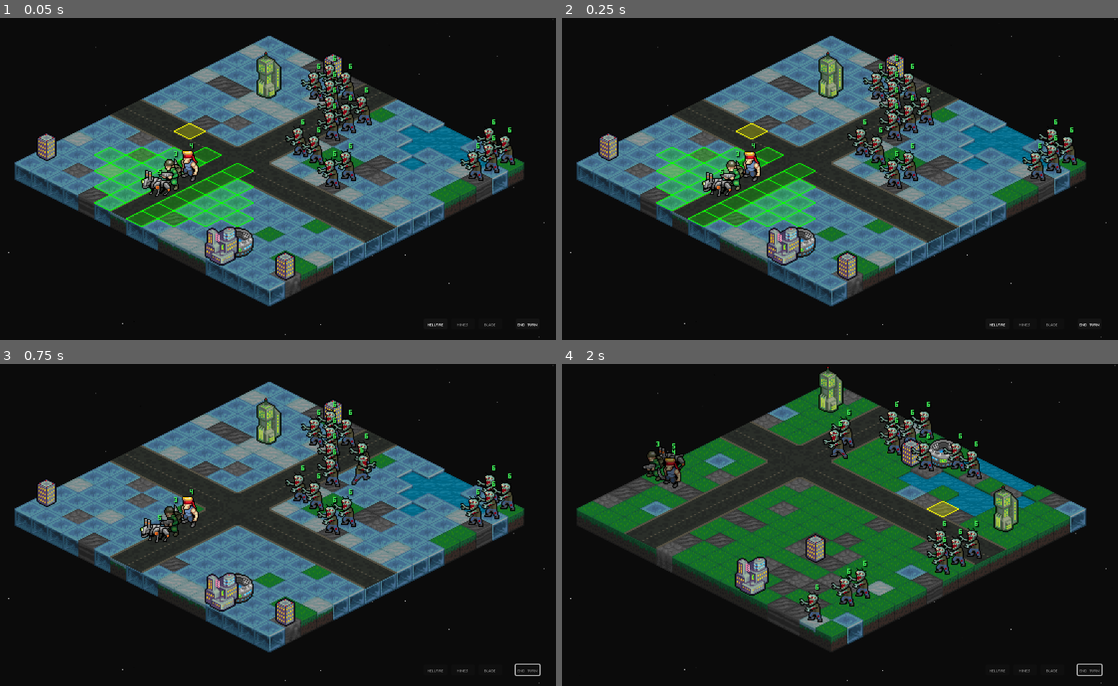
Above: before the commit, frames 1-4 (two rows, left to right).
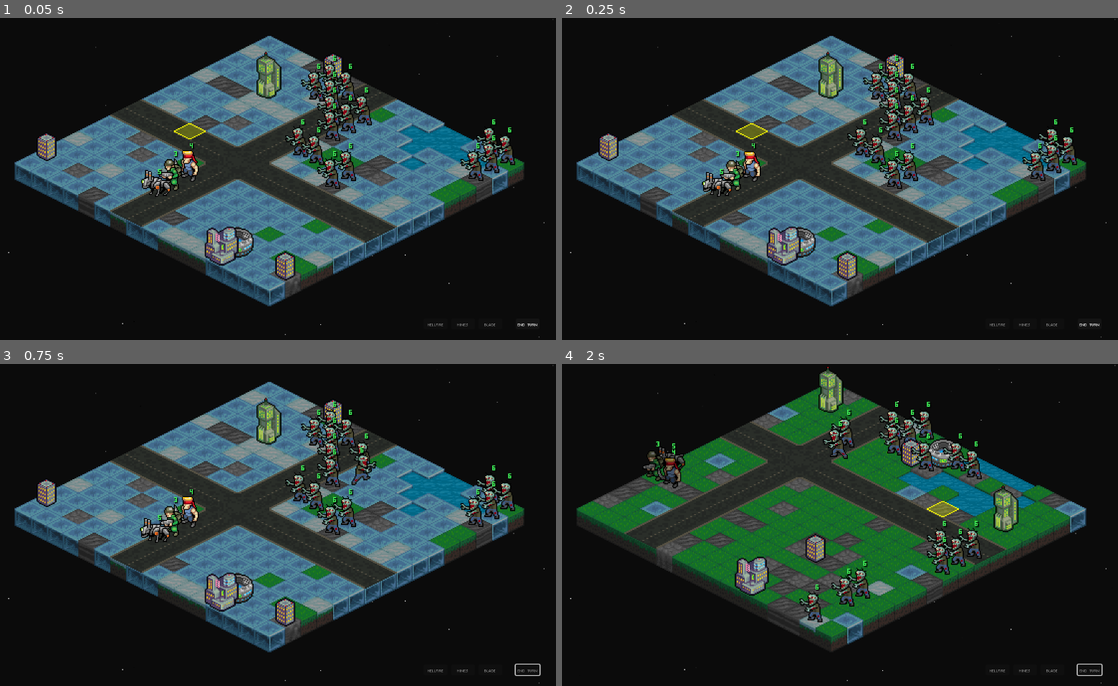
Above: after the commit, the same moments.

Repository: Tekknobot/MEKIII
Game: Godot game, scene res://scenes/Game.tscn
Two runs of this game, one before a commit and one after it. Both use one fixed random seed, a clock stepped at 60 frames per second and the inputs below.
Inputs (mouse positions are in pixels of both pictures, inside the frame that each line leads up to):
- Up to frame 1 (0.05 s): no input
- Up to frame 2 (0.25 s): no input
- Up to frame 3 (0.75 s): click "End Turn" at 0.5 s
- Up to frame 4 (2 s): tap Enter at 1.25 s; move the mouse to (956, 508) at 1.27 s; tap R at 1.35 s; click (956, 508) at 1.42 s; tap Space (ui_select) at 1.52 s

The runs differ from the first frame. In frame 1, 4.3% of the frame differs, in the area x 16-80%, y 40-96%; in frame 2, 4.3%; in frame 3, 0.1%; in frame 4, nothing differs.

Commit message:
Night push 2

Diff:
--- a/scripts/map_controller.gd
+++ b/scripts/map_controller.gd
@@ -687,22 +687,67 @@
 	if u == null or not is_instance_valid(u):
 		return
 
-	# Try common visuals first
+	var ci: CanvasItem = null
+
 	var spr := u.get_node_or_null("Sprite2D") as Sprite2D
 	if spr != null:
-		_flash_canvasitem_white(spr, t)
-		return
-
-	var anim := u.get_node_or_null("AnimatedSprite2D") as AnimatedSprite2D
-	if anim != null:
-		_flash_canvasitem_white(anim, t)
-		return
-
-	# Fallback: any CanvasItem child
-	for ch in u.get_children():
-		if ch is CanvasItem:
-			_flash_canvasitem_white(ch as CanvasItem, t)
-			return
+		ci = spr
+	else:
+		var anim := u.get_node_or_null("AnimatedSprite2D") as AnimatedSprite2D
+		if anim != null:
+			ci = anim
+		else:
+			for ch in u.get_children():
+				if ch is CanvasItem:
+					ci = ch as CanvasItem
+					break
+
+	if ci == null:
+		return
+
+	# If a previous flash is running, kill it and restore the original color
+	if ci.has_meta("flash_tw"):
+		var old = ci.get_meta("flash_tw")
+		if old != null and (old is Tween) and is_instance_valid(old):
+			(old as Tween).kill()
+		ci.set_meta("flash_tw", null)
+
+	if ci.has_meta("flash_base"):
+		var base_restore = ci.get_meta("flash_base")
+		if base_restore is Color:
+			ci.modulate = base_restore
+
+	# Decide what "normal" is:
+	# - If we already have a stored base, keep using it
+	# - Otherwise capture the current (true) normal
+	var base: Color
+	if ci.has_meta("flash_base") and (ci.get_meta("flash_base") is Color):
+		base = ci.get_meta("flash_base") as Color
+	else:
+		base = ci.modulate
+		ci.set_meta("flash_base", base)
+
+	var peak := Color(
+		min(base.r * 2.2, 2.0),
+		min(base.g * 2.2, 2.0),
+		min(base.b * 2.2, 2.0),
+		base.a
+	)
+
+	var tw := create_tween()
+	ci.set_meta("flash_tw", tw)
+
+	tw.set_trans(Tween.TRANS_SINE)
+	tw.set_ease(Tween.EASE_OUT)
+	tw.tween_property(ci, "modulate", peak, max(0.01, t * 0.35))
+	tw.set_ease(Tween.EASE_IN)
+	tw.tween_property(ci, "modulate", base, max(0.01, t * 0.65))
+
+	tw.finished.connect(func():
+		if ci != null and is_instance_valid(ci):
+			ci.modulate = base
+			ci.set_meta("flash_tw", null)
+	)
 
 func _flash_canvasitem_white(ci: CanvasItem, t: float) -> void:
 	if ci == null or not is_instance_valid(ci):
@@ -1063,7 +1108,8 @@
 
 	_is_moving = false
 
-	_refresh_overlays()
+	#_refresh_overlays()
+	selected = null
 	emit_signal("aim_changed", int(aim_mode), special_id)
 
 func _face_unit_for_step(u: Unit, from_world: Vector2, to_world: Vector2) -> void:
@@ -2054,5 +2100,6 @@
 
 	if died:
 		_play_structure_demolished(s)
-		if game_ref != null and "structure_blocked" in game_ref:
-			game_ref.structure_blocked.erase(cell)
+		# ✅ DO NOT free occupancy when demolished.
+		# Leave game_ref.structure_blocked as-is so rubble still blocks movement/LOS.
+		return
--- a/scripts/turnmanager.gd
+++ b/scripts/turnmanager.gd
@@ -59,12 +59,10 @@
 			M.set_unit_exhausted(u, false) # ✅ reset tint each new player phase
 
 	_update_end_turn_button()
-	_auto_select_first_ally()
 
 func start_enemy_phase() -> void:
 	phase = Phase.ENEMY
 	_update_end_turn_button()
-	_auto_select_first_ally()
 	_update_special_buttons()
 
 	await _run_enemy_turns()
@@ -101,7 +99,6 @@
 	end_turn_button.disabled = (phase != Phase.PLAYER)
 
 func on_units_spawned() -> void:
-	_auto_select_first_ally()
 	_update_special_buttons()
 
 func _all_allies_done() -> bool:
